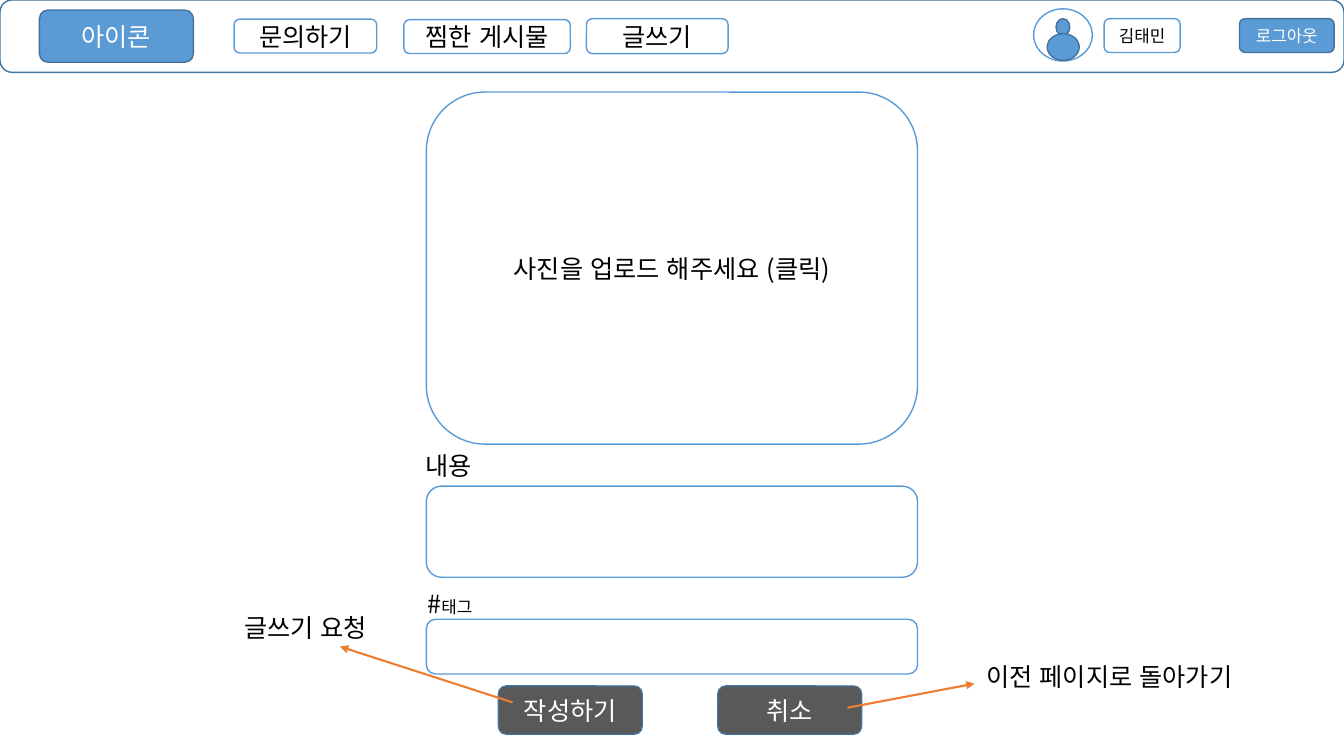
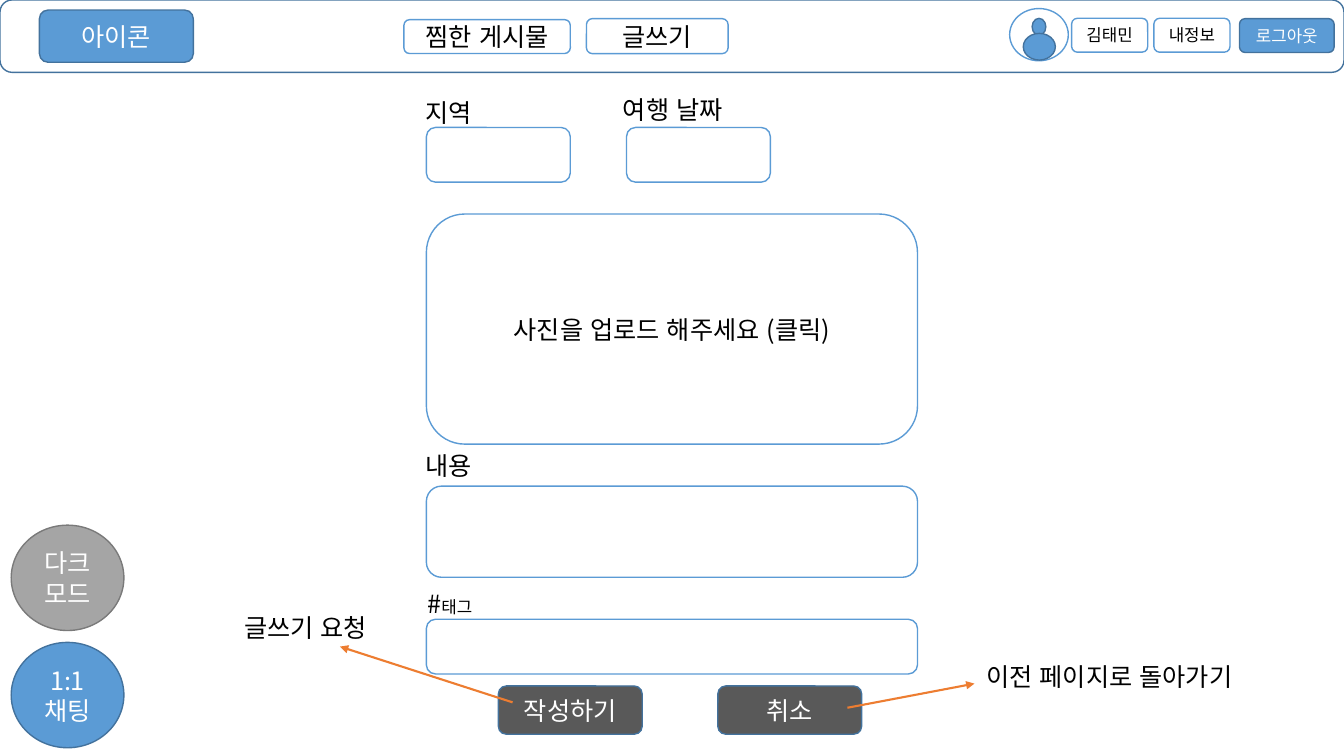
Before and after one commit to ghktjr960/TripDiary, a slide deck: slide 9 of 김태민/김태민/프로젝트 UI.pptx (slide 7 before the commit). Drawn at 1344x756 pixels with LibreOffice and Linux fonts; fonts in the diff are those of the drawing. Boxes give left, top, right and bottom in pixels: in the first picture for what was removed or moved away, otherwise in the second. Text is boxed around its words. In the diff, an @@ line names an element or a change of style, - is before the commit and + after.

```diff
--- a/김태민/김태민/프로젝트 UI.pptx
+++ b/김태민/김태민/프로젝트 UI.pptx
@@ rounded rectangle removed at [234, 19, 376, 53] @@
-문의하기
@@ 3 ellipses: place and size @@
-3 ellipses at [1033, 9, 1092, 62]
+3 ellipses at [1010, 8, 1069, 60]
@@ rounded rectangle "김태민": place and size @@
-rounded rectangle "김태민" at [1104, 18, 1180, 52]
+rounded rectangle "김태민" at [1072, 18, 1147, 52]
@@ rounded rectangle added at [1154, 18, 1230, 52], fill #FFFFFF, outline #5B9BD5 1 pt, 12 pt, text #000000 @@
+내정보
@@ text added at [426, 101, 472, 128], 18 pt, text #000000 @@
+지역
@@ text added at [623, 98, 722, 121], 18 pt, text #000000 @@
+여행 날짜
@@ rounded rectangle added at [426, 127, 571, 181], fill #FFFFFF, outline #5B9BD5 1 pt @@
@@ rounded rectangle added at [627, 127, 771, 181], fill #FFFFFF, outline #5B9BD5 1 pt @@
@@ rounded rectangle "사진을 업로드 해주세요 (클릭)": place and size @@
-rounded rectangle "사진을 업로드 해주세요 (클릭)" at [426, 92, 918, 444]
+rounded rectangle "사진을 업로드 해주세요 (클릭)" at [426, 214, 918, 444]
@@ ellipse added at [11, 525, 124, 631], fill #A5A5A5, outline #7A7A7A 1 pt, 18 pt, text #FFFFFF @@
+다크모드
@@ ellipse added at [11, 642, 124, 748], fill #5B9BD5, outline #43739E 1 pt, 18 pt, text #FFFFFF @@
+1:1 채팅
```
Also in this commit, not shown: 5 other slides changed, 9 slides added, 1 other file.
